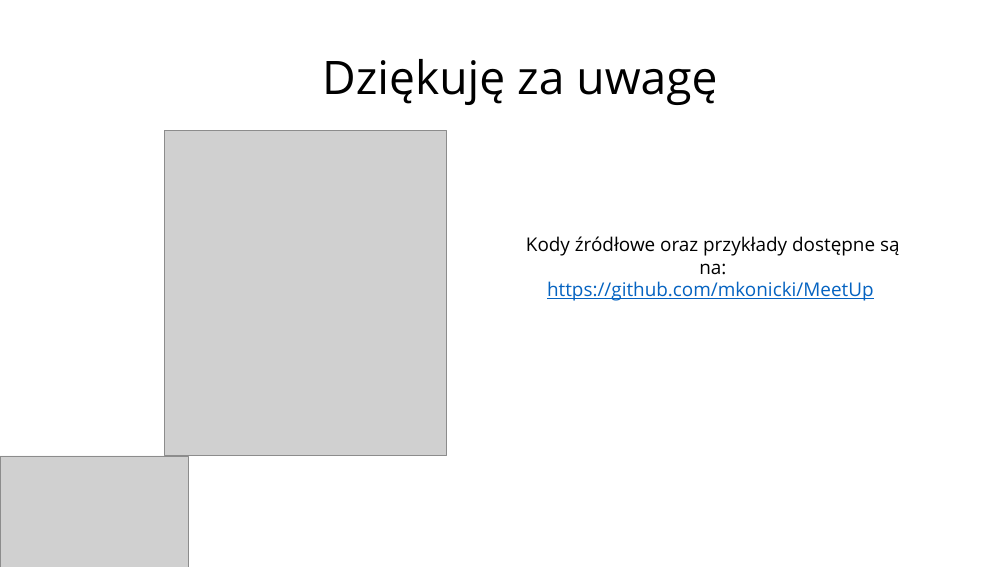
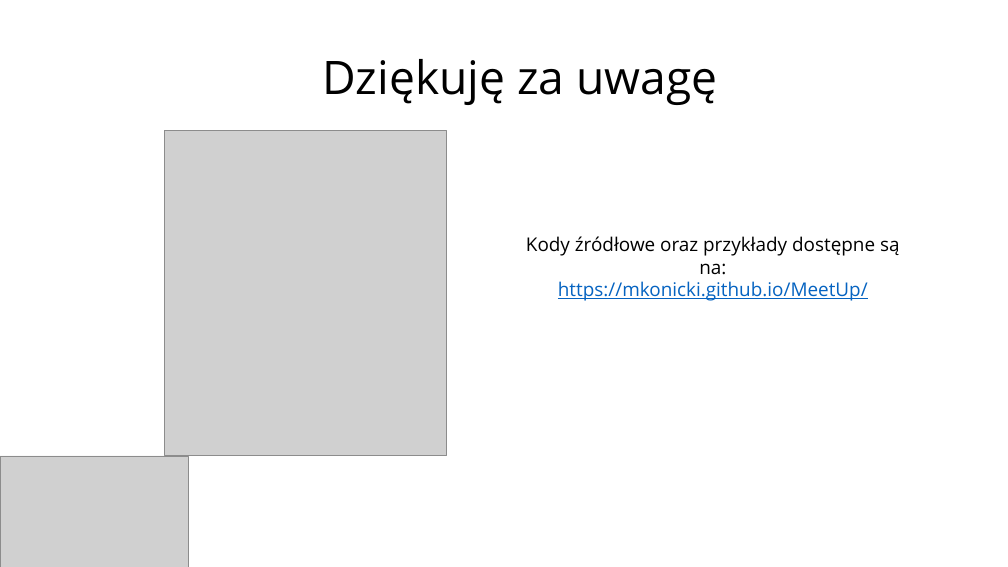
Before and after one commit to mkonicki/MeetUp, a slide deck: slide 23 of GREENDAO.pptx. Drawn at 1008x567 pixels with LibreOffice and Linux fonts; fonts in the diff are those of the drawing; grey boxes stand for pictures. Boxes give left, top, right and bottom in pixels: in the first picture for what was removed or moved away, otherwise in the second. Text is boxed around its words. In the diff, an @@ line names an element or a change of style, - is before the commit and + after.

Commit message:
updated slides

```diff
--- a/GREENDAO.pptx
+++ b/GREENDAO.pptx
@@ text at (x1=558, y1=281, x2=868, y2=301): text changed @@
-https://github.com/mkonicki/MeetUp
+https://mkonicki.github.io/MeetUp/
```
